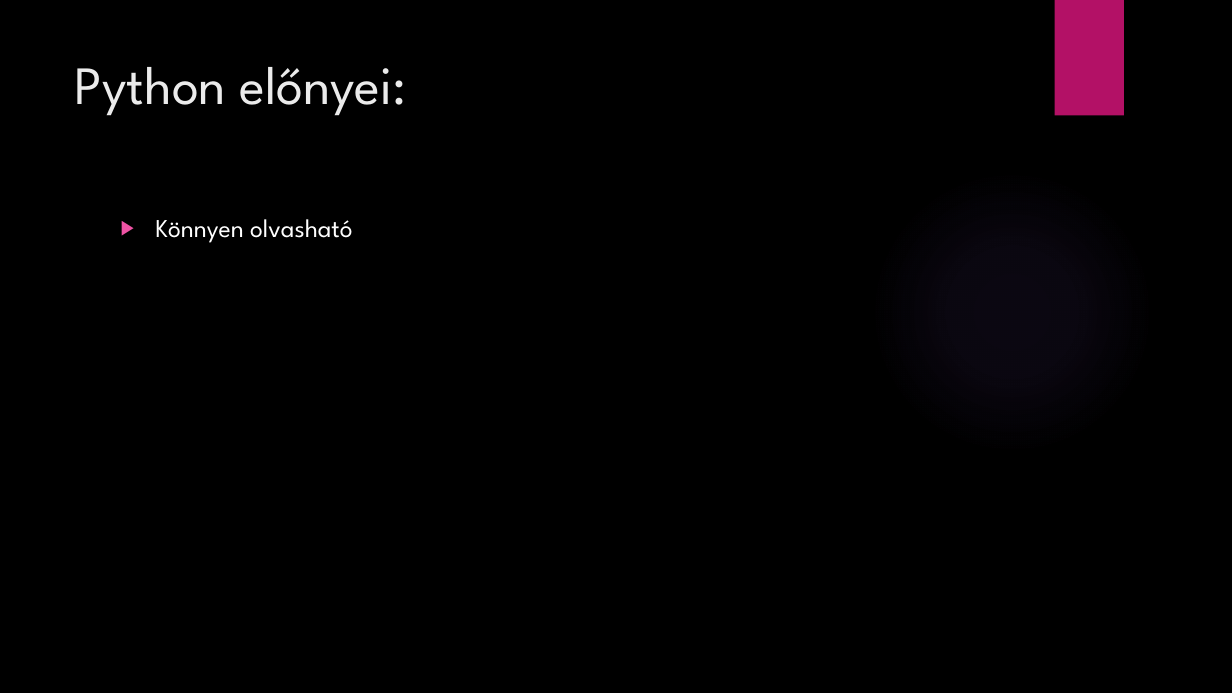
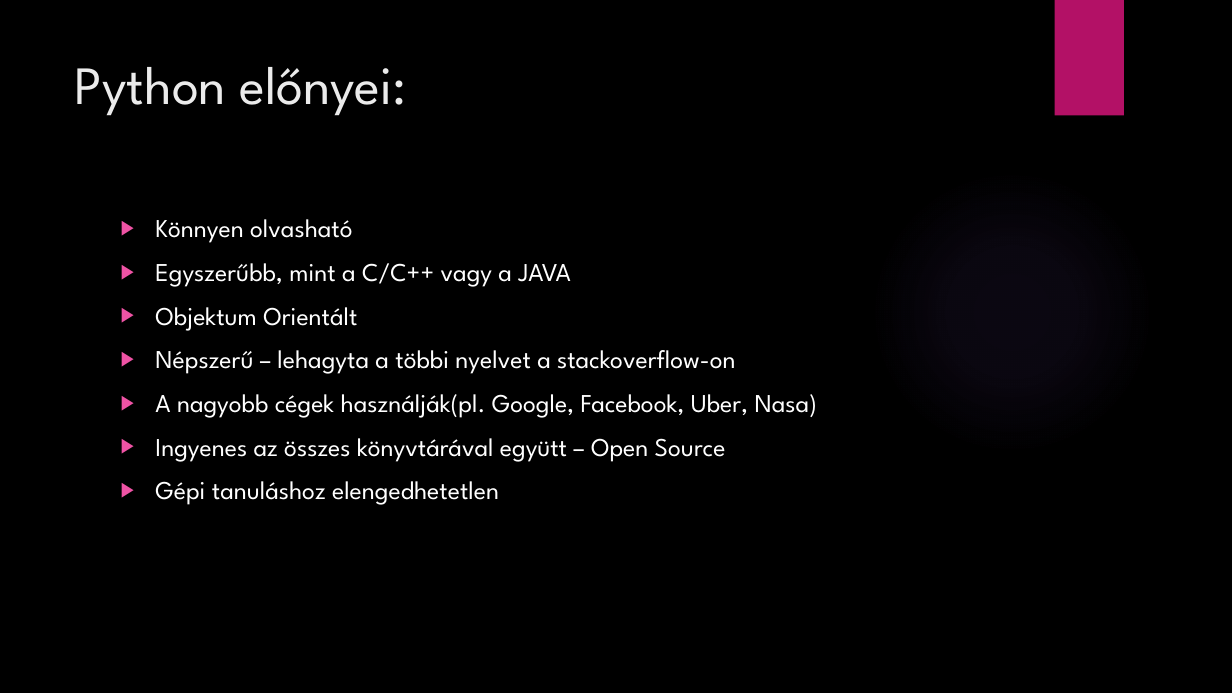
Before and after one commit to IaamSteve/t-zperces_prezent-ci-, a slide deck: slide 3 of Python, Javascript.pptx. Drawn at 1232x693 pixels with LibreOffice and Linux fonts; fonts in the diff are those of the drawing; background and template pictures are left out. Boxes give left, top, right and bottom in pixels: in the first picture for what was removed or moved away, otherwise in the second. Text is boxed around its words. In the diff, an @@ line names an element or a change of style, - is before the commit and + after.

```diff
--- a/Python, Javascript.pptx
+++ b/Python, Javascript.pptx
@@ text at (155, 263, 817, 505): paragraphs added @@
+▶ Egyszerűbb, mint a C/C++ vagy a JAVA
+▶ Objektum Orientált
+▶ Népszerű – lehagyta a többi nyelvet a stackoverflow-on
+▶ A nagyobb cégek használják(pl. Google, Facebook, Uber, Nasa)
+▶ Ingyenes az összes könyvtárával együtt – Open Source
+▶ Gépi tanuláshoz elengedhetetlen
```
Also in this commit, not shown: 1 other slide changed, 1 slide added.
